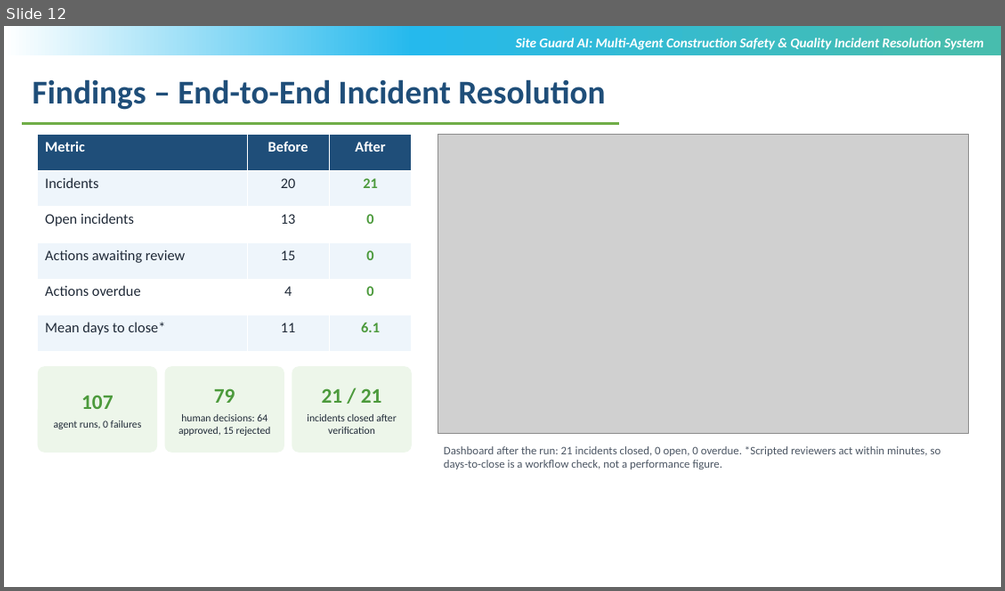
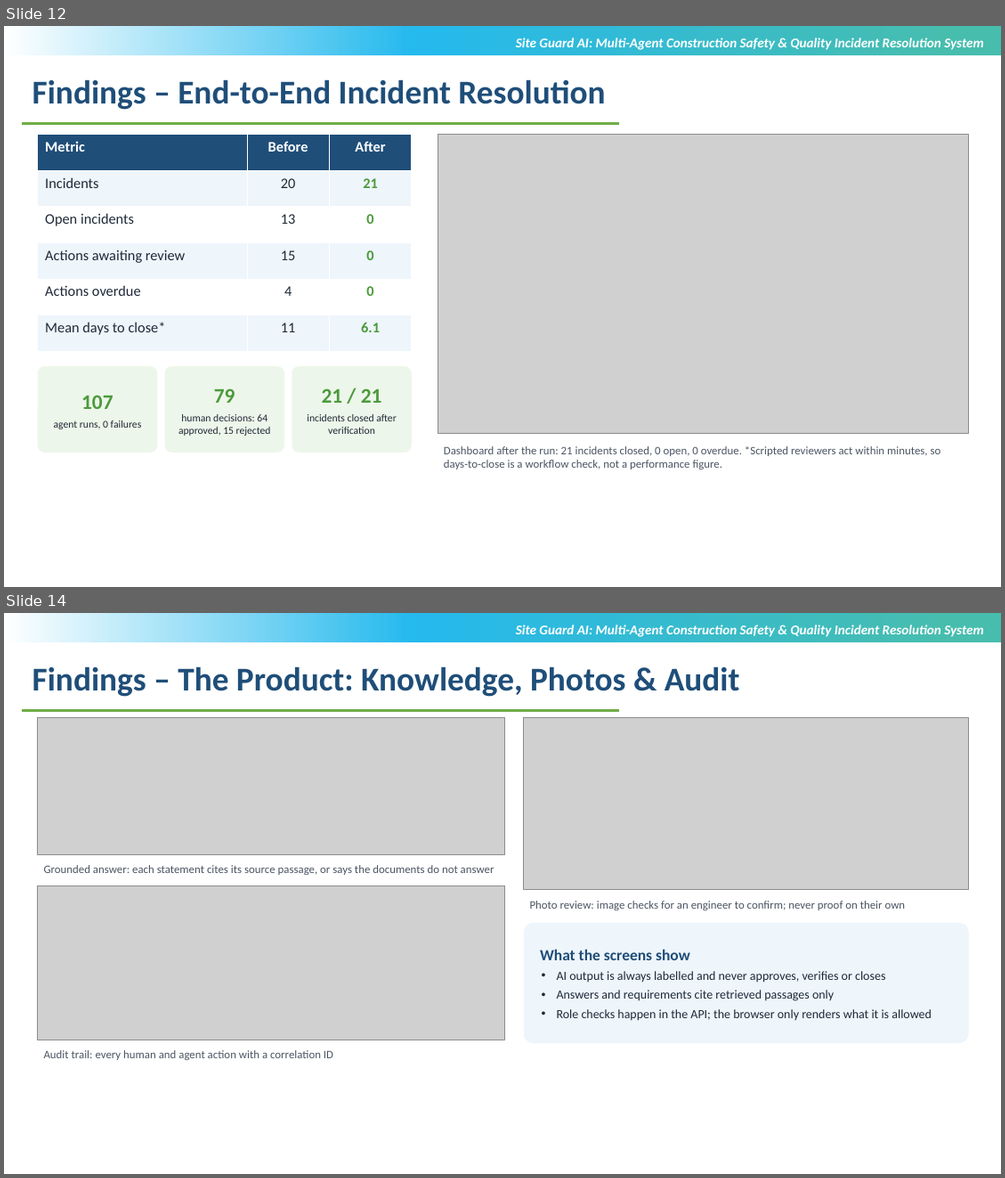
Before and after one commit to sricharansk/SITEGUARD-AI, a slide deck: docs/presentation/SiteGuardAI_Review3_S.K.Sricharan_T9984.pptx. Shown one above the other, each under a label of ours: slide 12 before the commit, slides 12 and 14 after it; the slides between them are not shown. The pictures are 1005x591 and 1005x1178 pixels, drawn with LibreOffice and Linux fonts; fonts in the diff are those of the drawing; grey boxes stand for pictures; background and template pictures are left out. Boxes give left, top, right and bottom in pixels: in the first picture for what was removed or moved away, otherwise in the second. Text is boxed around its words. In the diff, an @@ line names an element or a change of style, - is before the commit and + after.

```diff
--- a/docs/presentation/SiteGuardAI_Review3_S.K.Sricharan_T9984.pptx
+++ b/docs/presentation/SiteGuardAI_Review3_S.K.Sricharan_T9984.pptx
@@ slide 14 added at box(4, 613, 1001, 1174), background #FFFFFF; not listed: 1 template element that a slide beside it also shows @@
@@ text added at box(516, 625, 983, 637), 13 pt, text #FFFFFF, bold, italic @@
+Site Guard AI: Multi-Agent Construction Safety & Quality Incident Resolution System
@@ text added at box(32, 666, 740, 697), 32 pt, text #1F4E79, bold @@
+Findings – The Product: Knowledge, Photos & Audit
@@ line added from (22, 710) to (619, 710), #70AD47 2.25 pt @@
@@ picture added at box(38, 718, 505, 854) @@
@@ picture added at box(524, 718, 969, 890) @@
@@ text added at box(44, 865, 494, 875), 11 pt, text #4B5563 @@
+Grounded answer: each statement cites its source passage, or says the documents do not answer
@@ picture added at box(38, 886, 505, 1039) @@
@@ text added at box(530, 900, 906, 910), 11 pt, text #4B5563 @@
+Photo review: image checks for an engineer to confirm; never proof on their own
@@ rounded rectangle added at box(524, 923, 969, 1043), fill #EEF5FB, 12 pt, text #1F2937 @@
+What the screens show
+• AI output is always labelled and never approves, verifies or closes
+• Answers and requirements cite retrieved passages only
+• Role checks happen in the API; the browser only renders what it is allowed
@@ text added at box(44, 1050, 333, 1060), 11 pt, text #4B5563 @@
+Audit trail: every human and agent action with a correlation ID
```
Also in this commit, not shown: 1 slide changed, 1 other slide added, 11 other files.
